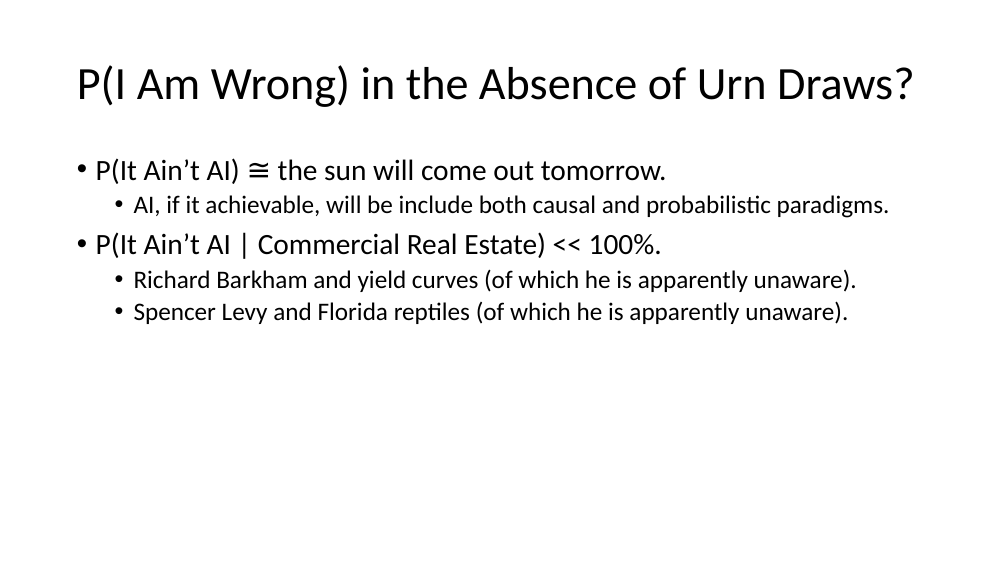
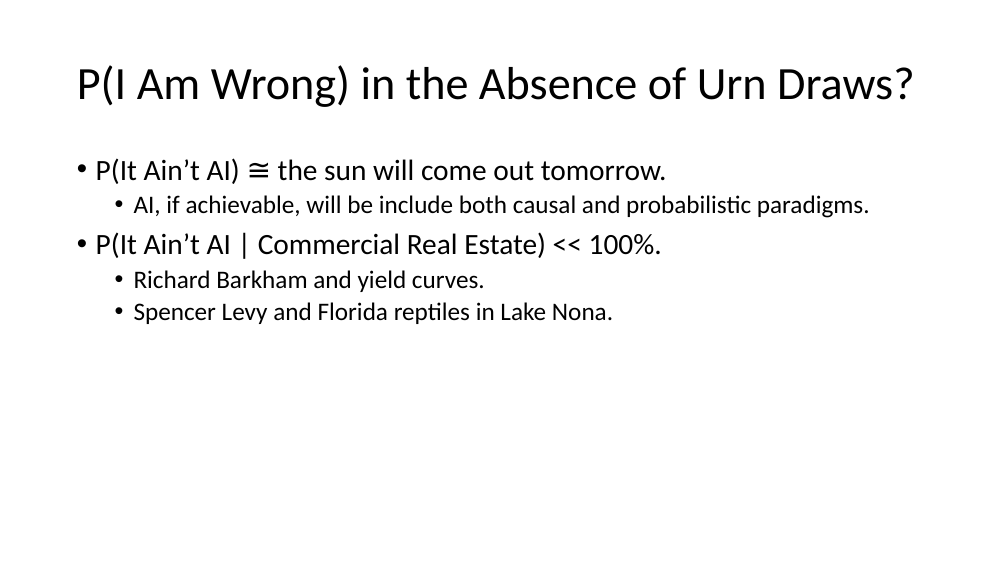
Before and after one commit to thsavage/Public-Presentations, a slide deck: slide 18 of It Ain't AI.pptx. Drawn at 1008x567 pixels with LibreOffice and Linux fonts; fonts in the diff are those of the drawing. Boxes give left, top, right and bottom in pixels: in the first picture for what was removed or moved away, otherwise in the second. Text is boxed around its words. In the diff, an @@ line names an element or a change of style, - is before the commit and + after.

```diff
--- a/It Ain't AI.pptx
+++ b/It Ain't AI.pptx
@@ text at box(134, 195, 870, 218): text changed @@
-  • AI, if it achievable, will be include both causal and probabilistic paradigms.
+  • AI, if achievable, will be include both causal and probabilistic paradigms.
@@ text at box(134, 270, 613, 324): text changed @@
-  • Richard Barkham and yield curves (of which he is apparently unaware).
-  • Spencer Levy and Florida reptiles (of which he is apparently unaware).
+  • Richard Barkham and yield curves.
+  • Spencer Levy and Florida reptiles in Lake Nona.
```
Also in this commit, not shown: 10 other slides changed.
